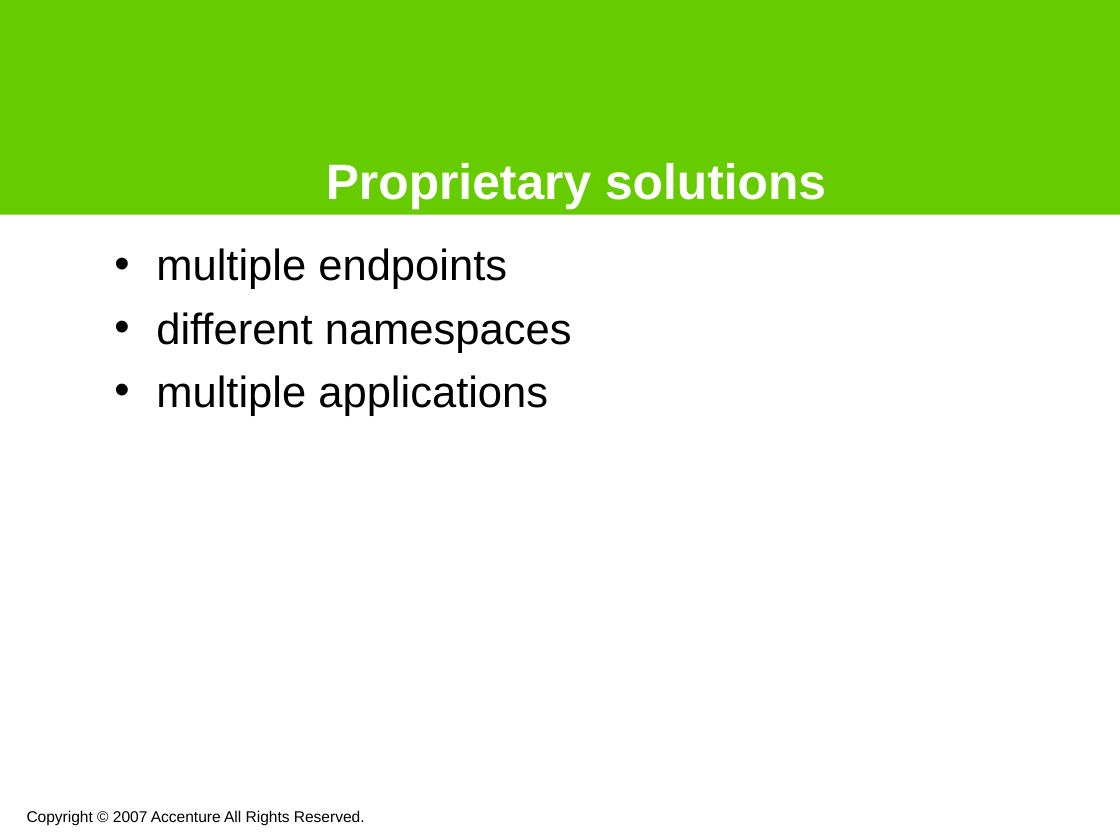
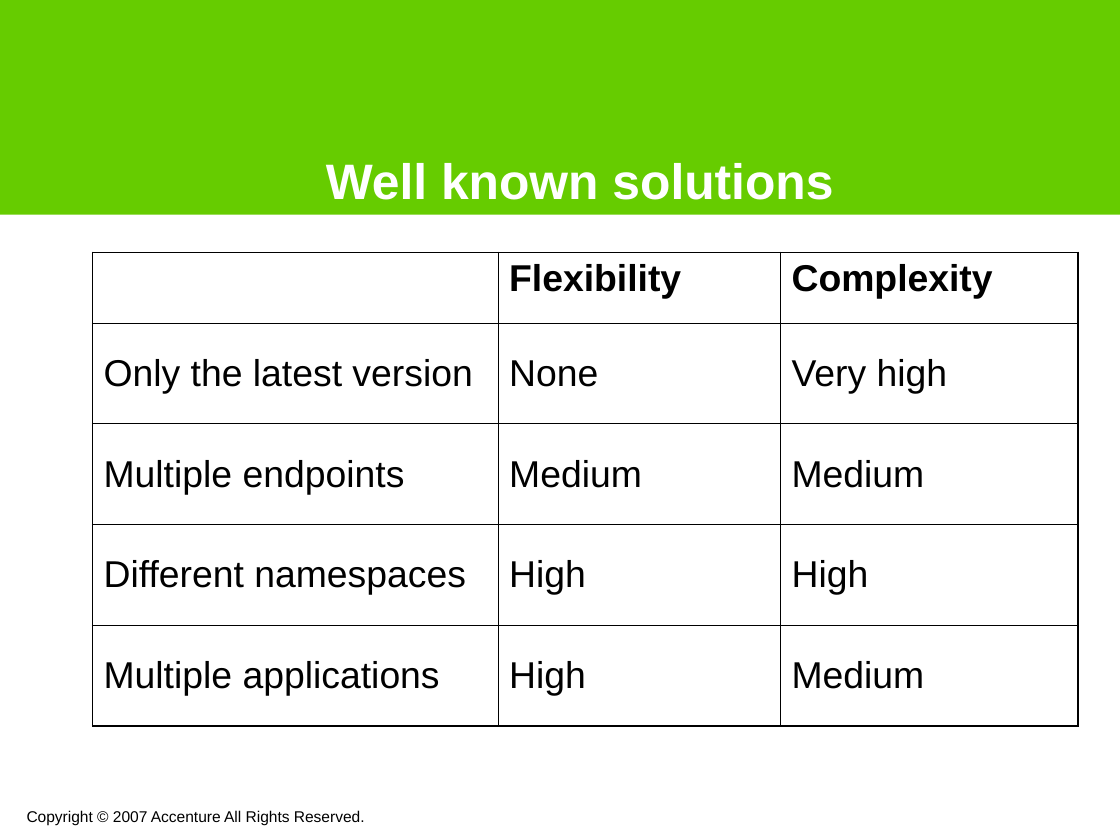
Before and after one commit to noushadali/osgi-samples, a slide deck: slide 6 of congress-registration/documentation/Webservice versioning using osgi.ppt. Drawn at 1120x840 pixels with LibreOffice and Linux fonts; fonts in the diff are those of the drawing; background and template pictures are left out. Boxes give left, top, right and bottom in pixels: in the first picture for what was removed or moved away, otherwise in the second. Text is boxed around its words. In the diff, an @@ line names an element or a change of style, - is before the commit and + after.

```diff
--- a/congress-registration/documentation/Webservice versioning using osgi.ppt
+++ b/congress-registration/documentation/Webservice versioning using osgi.ppt
@@ title at (326,163,833,200): text changed @@
-Proprietary solutions
+Well known solutions
@@ table added at (93,252,1077,726), 5 rows, 3 columns @@
+ | Flexibility | Complexity
+Only the latest version | None | Very high
+Multiple endpoints | Medium | Medium
+Different namespaces | High | High
+Multiple applications | High | Medium
@@ text removed at (156,248,572,416) @@
-• multiple endpoints
-• different namespaces
-• multiple applications
```
Also in this commit, not shown: 12 other slides changed, 4 slides added, 1 slide removed, 2 other files.
